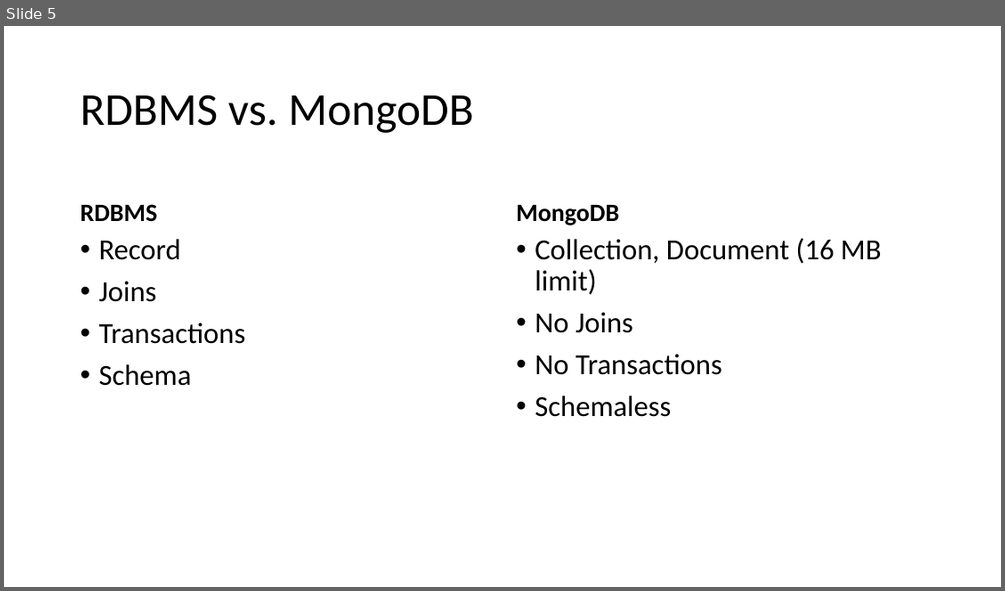
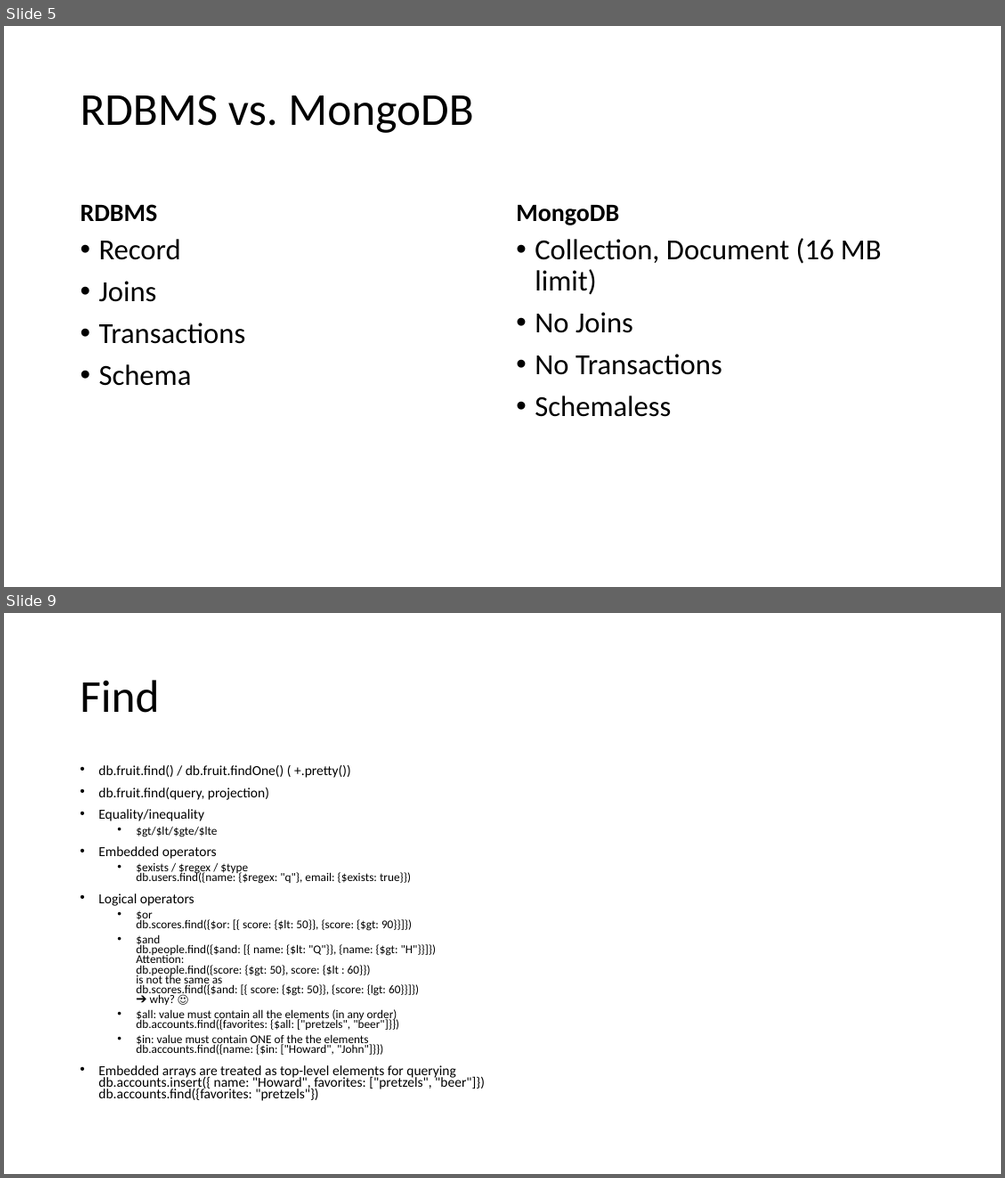
Before and after one commit to tiefenauer/m101j, a slide deck: m101j.pptx. Shown one above the other, each under a label of ours: slide 5 before the commit, slides 5 and 9 after it; the slides between them are not shown. The pictures are 1005x591 and 1005x1178 pixels, drawn with LibreOffice and Linux fonts; fonts in the diff are those of the drawing. Boxes give left, top, right and bottom in pixels: in the first picture for what was removed or moved away, otherwise in the second. Text is boxed around its words. In the diff, an @@ line names an element or a change of style, - is before the commit and + after.

Commit message:
adding to the presentation

```diff
--- a/m101j.pptx
+++ b/m101j.pptx
@@ slide 9 added at box(4, 613, 1001, 1174), background #FFFFFF @@
@@ title added at box(80, 680, 159, 713), 44 pt, text #000000 @@
+Find
@@ text added at box(98, 765, 485, 1101), 11.4 pt, text #000000 @@
+• db.fruit.find() / db.fruit.findOne() ( +.pretty())
+• db.fruit.find(query, projection)
+• Equality/inequality
+  • $gt/$lt/$gte/$lte
+• Embedded operators
+  • $exists / $regex / $type
+    db.users.find({name: {$regex: "q"}, email: {$exists: true}})
+• Logical operators
+  • $or
+    db.scores.find({$or: [{ score: {$lt: 50}}, {score: {$gt: 90}}]})
+  • $and
+    db.people.find({$and: [{ name: {$lt: "Q"}}, {name: {$gt: "H"}}]})
+    Attention:
+    db.people.find({score: {$gt: 50}, score: {$lt : 60}})
+    is not the same as
+    db.scores.find({$and: [{ score: {$gt: 50}}, {score: {lgt: 60}}]})
+    ➔ why? ☺
+  • $all: value must contain all the elements (in any order)
+    db.accounts.find({favorites: {$all: ["pretzels", "beer"]}})
+  • $in: value must contain ONE of the the elements
+    db.accounts.find({name: {$in: ["Howard", "John"]}})
+• Embedded arrays are treated as top-level elements for querying
+  db.accounts.insert({ name: "Howard", favorites: ["pretzels", "beer"]})
+  db.accounts.find({favorites: "pretzels"})
```
Also in this commit, not shown: 17 other slides added.
